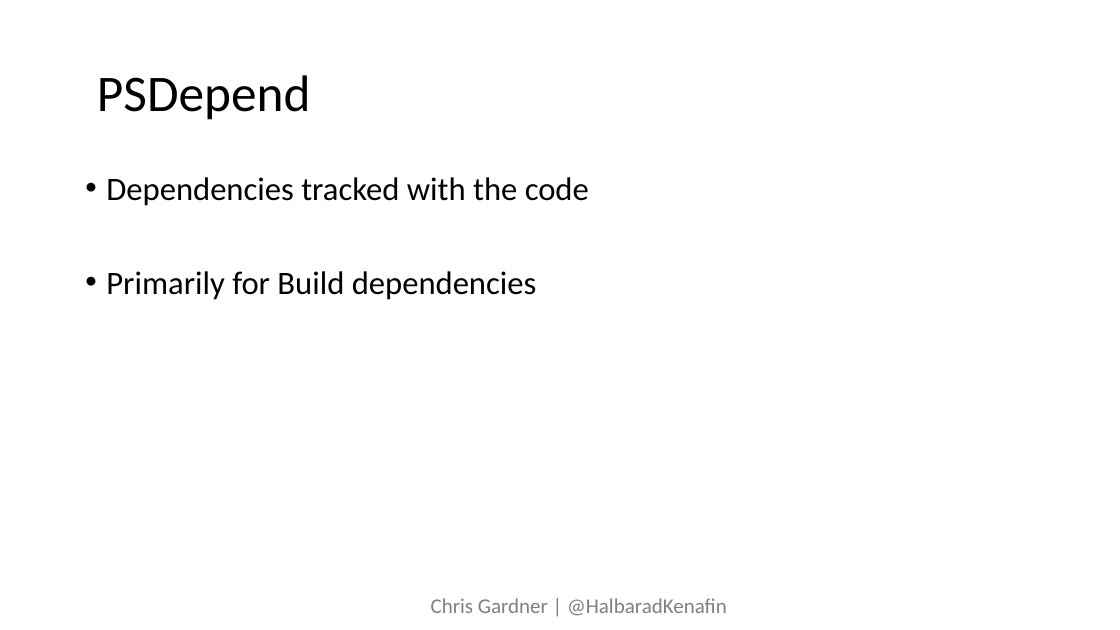
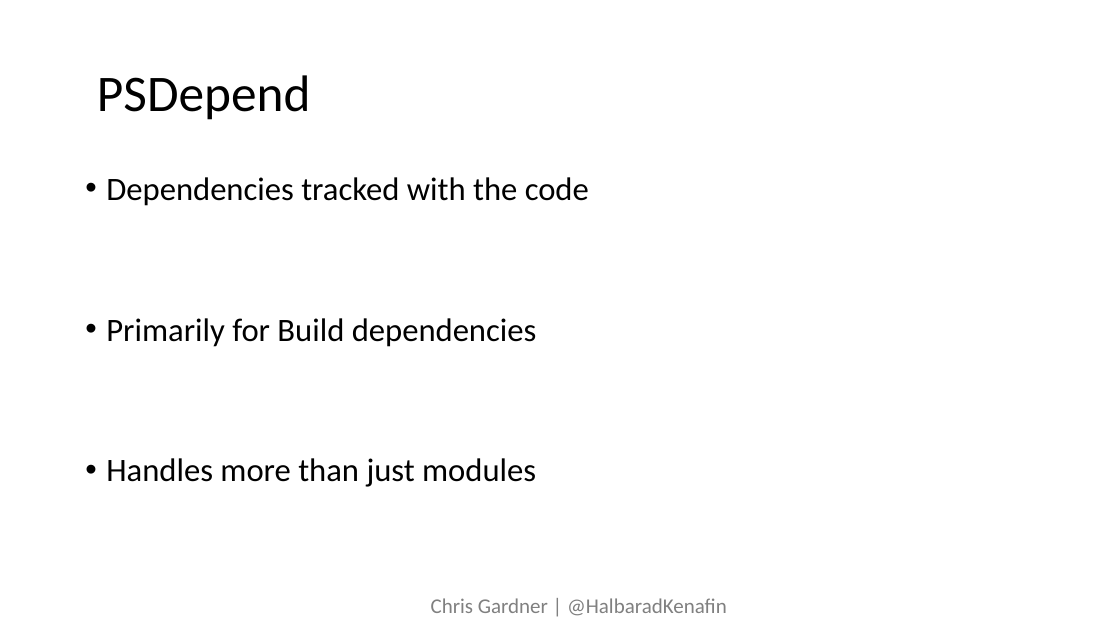
Before and after one commit to ChrisLGardner/presentations, a slide deck: slide 10 of lean-on-me/Lean on me.pptx. Drawn at 1120x630 pixels with LibreOffice and Linux fonts; fonts in the diff are those of the drawing. Boxes give left, top, right and bottom in pixels: in the first picture for what was removed or moved away, otherwise in the second. Text is boxed around its words. In the diff, an @@ line names an element or a change of style, - is before the commit and + after.

```diff
--- a/lean-on-me/Lean on me.pptx
+++ b/lean-on-me/Lean on me.pptx
@@ text at (106,458,536,487): paragraph added @@
+• Handles more than just modules
```
Also in this commit, not shown: 4 other slides changed, 1 slide removed.
